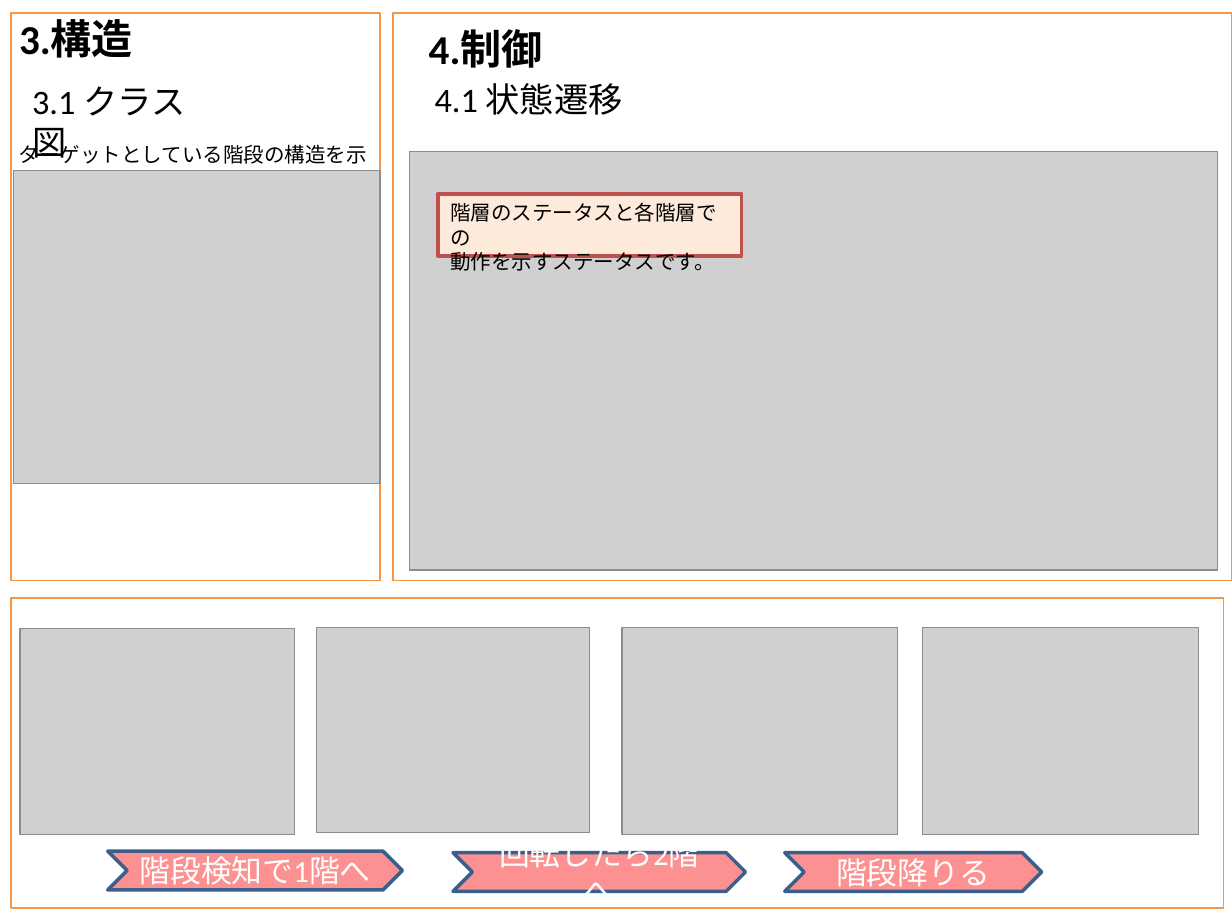
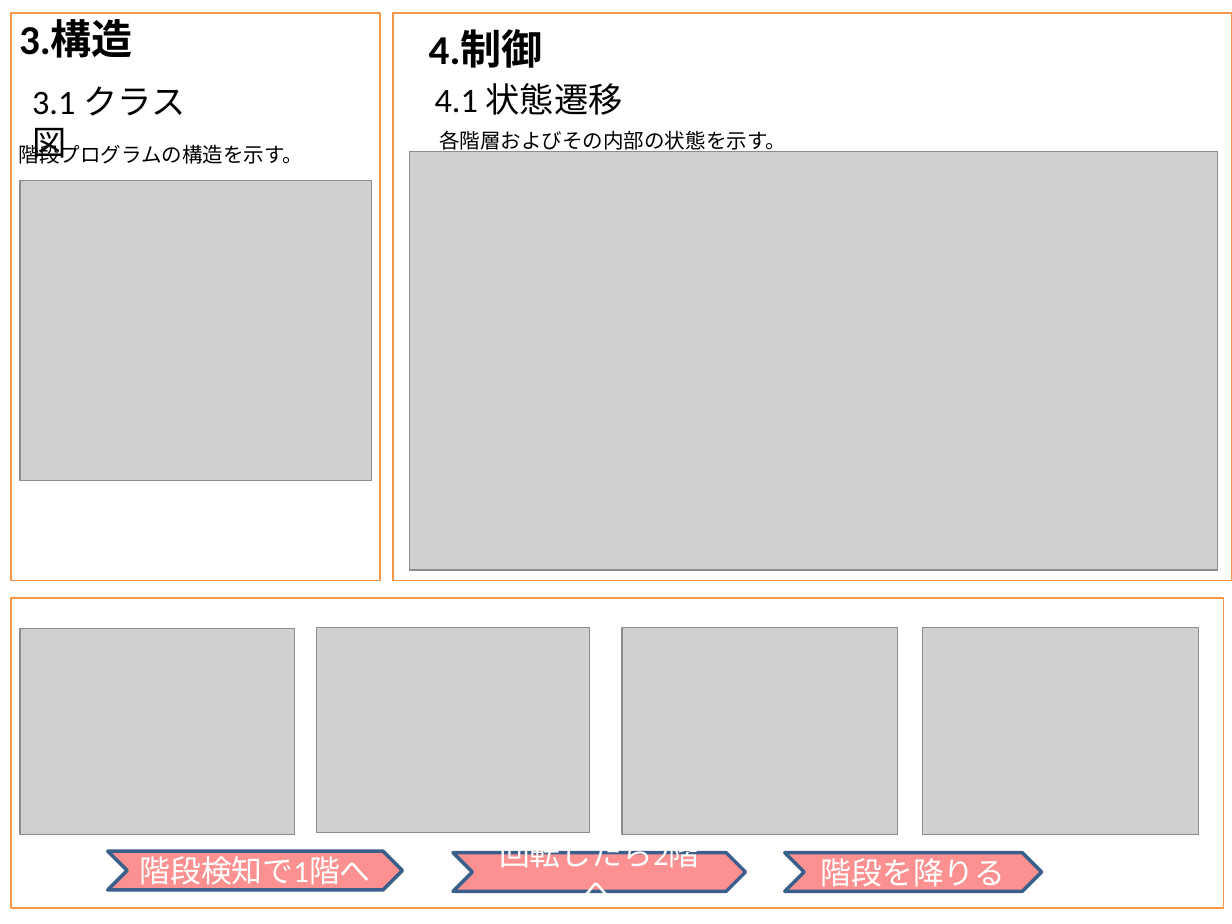
Before and after one commit to robokon/Doc, a slide deck: slide 3 of 1.設計書/モデル図_20170805.pptx. Drawn at 1232x924 pixels with LibreOffice and Linux fonts; fonts in the diff are those of the drawing; grey boxes stand for pictures. Boxes give left, top, right and bottom in pixels: in the first picture for what was removed or moved away, otherwise in the second. Text is boxed around its words. In the diff, an @@ line names an element or a change of style, - is before the commit and + after.

```diff
--- a/1.設計書/モデル図_20170805.pptx
+++ b/1.設計書/モデル図_20170805.pptx
@@ text at (19,142,304,164): text changed @@
-ターゲットとしている階段の構造を示す。
+階段プログラムの構造を示す。
@@ text added at (439,130,786,153), 12 pt, text #000000 @@
+各階層およびその内部の状態を示す。
@@ picture: place and size @@
-picture at (14,171,381,484)
+picture at (20,181,371,480)
@@ rectangle removed at (439,193,742,255) @@
-階層のステータスと各階層での
-動作を示すステータスです。
@@ text in chevron at (821,853,1006,893): text changed @@
-階段降りる
+階段を降りる
```
Also in this commit, not shown: 4 other slides changed, 5 other files.
